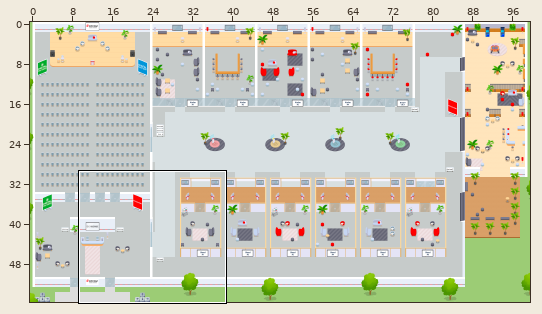
Two states of a Tiled map (JSON), map.tmj. Above: a wide view before the commit, with the close-up outlined.
Close-up. Old version:
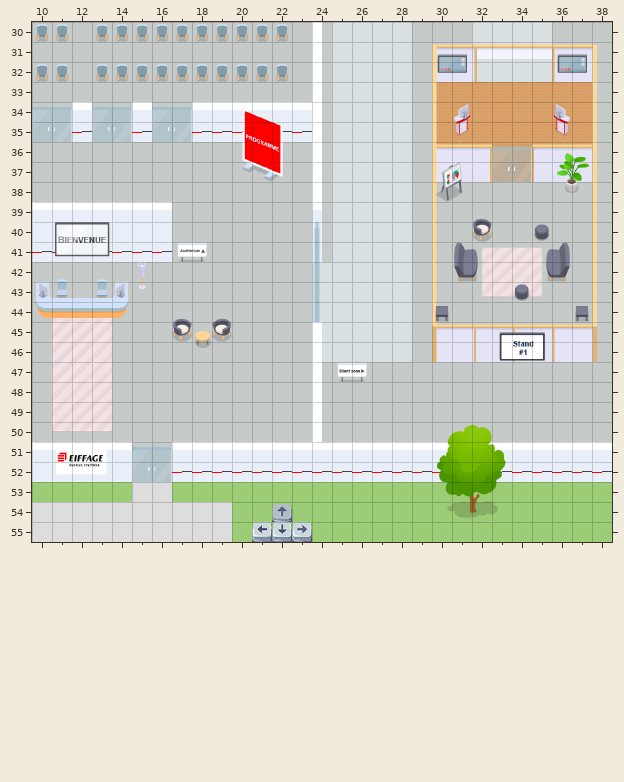
Cells are 32x32 px. Shown: x 10..38, y 30..55. The commit also changed other parts of the map, which this record leaves out. Tiles whose own drawing changed are shown in their newer look in all pictures.
The result:
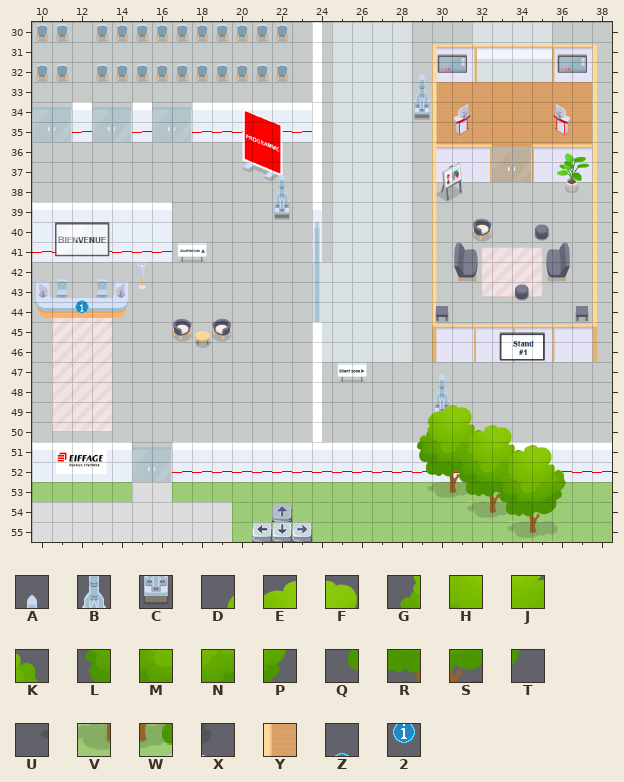
Key: from "Flat_Office": A 348, B 412, C 476, D 1731, E 1732, F 1733, G 1795, H 1796, J 1797, K 1798, L 1859, M 1860, N 1861, P 1862, Q 1923, R 1924, S 1925, T 1926, U 1987, V 1988, W 1989, X 1990; from "WA_Special_Zones": Y 2; from "WA_User_Interface": Z 117, 2 130.
_ is an empty cell, # one hidden under a higher layer.
Tiles of an added or newly shown layer are drawn over the layers below it.
See-through tiles are keyed as they look on the map.
Change:
{"where": "layer \"collisions\""}
{"y":34,"x":29,"old":"_","new":"Y"}
{"y":39,"x":22,"old":"_","new":"Y"}
{"y":49,"x":30,"old":"_","new":"Y"}
{"y":53,"x":30,"old":"__","new":"YY"}
{"y":54,"x":32,"old":"__","new":"YY"}
{"y":55,"x":34,"old":"__","new":"YY"}
{"where": "layer \"furniture/furniture3\""}
{"y":34,"x":29,"old":"_","new":"C"}
{"y":39,"x":22,"old":"_","new":"C"}
{"y":43,"x":12,"old":"_","new":"Z"}
{"y":44,"x":12,"old":"_","new":"2"}
{"y":49,"x":30,"old":"_","new":"C"}
{"where": "layer \"above/above0\" (added)"}
{"y":32,"x":29,"old":"_","new":"A"}
{"y":33,"x":29,"old":"_","new":"B"}
{"y":37,"x":22,"old":"_","new":"A"}
{"y":38,"x":22,"old":"_","new":"B"}
{"y":47,"x":30,"old":"_","new":"A"}
{"y":48,"x":30,"old":"_","new":"B"}
{"where": "layer \"above/above2\""}
{"y":49,"x":29,"old":"___","new":"DEF"}
{"y":50,"x":29,"old":"_DEF","new":"GHJK"}
{"y":51,"x":29,"old":"_GHJK","new":"LMN#_"}
{"y":52,"x":29,"old":"_LMNP","new":"QRS#_"}
{"y":53,"x":29,"old":"_QRST","new":"UVWX_"}
{"y":54,"x":30,"old":"UVWX","new":"____"}
{"where": "layer \"above/above3\""}
{"y":50,"x":31,"old":"___","new":"DEF"}
{"y":51,"x":31,"old":"____","new":"GHJK"}
{"y":52,"x":31,"old":"___","new":"LMN"}
{"y":53,"x":31,"old":"___","new":"QRS"}
{"y":54,"x":31,"old":"____","new":"UVWX"}
{"where": "layer \"above/above4\""}
{"y":51,"x":33,"old":"___","new":"DEF"}
{"y":52,"x":33,"old":"____","new":"GHJK"}
{"y":53,"x":33,"old":"____","new":"LMNP"}
{"y":54,"x":33,"old":"____","new":"QRST"}
{"y":55,"x":33,"old":"____","new":"UVWX"}
